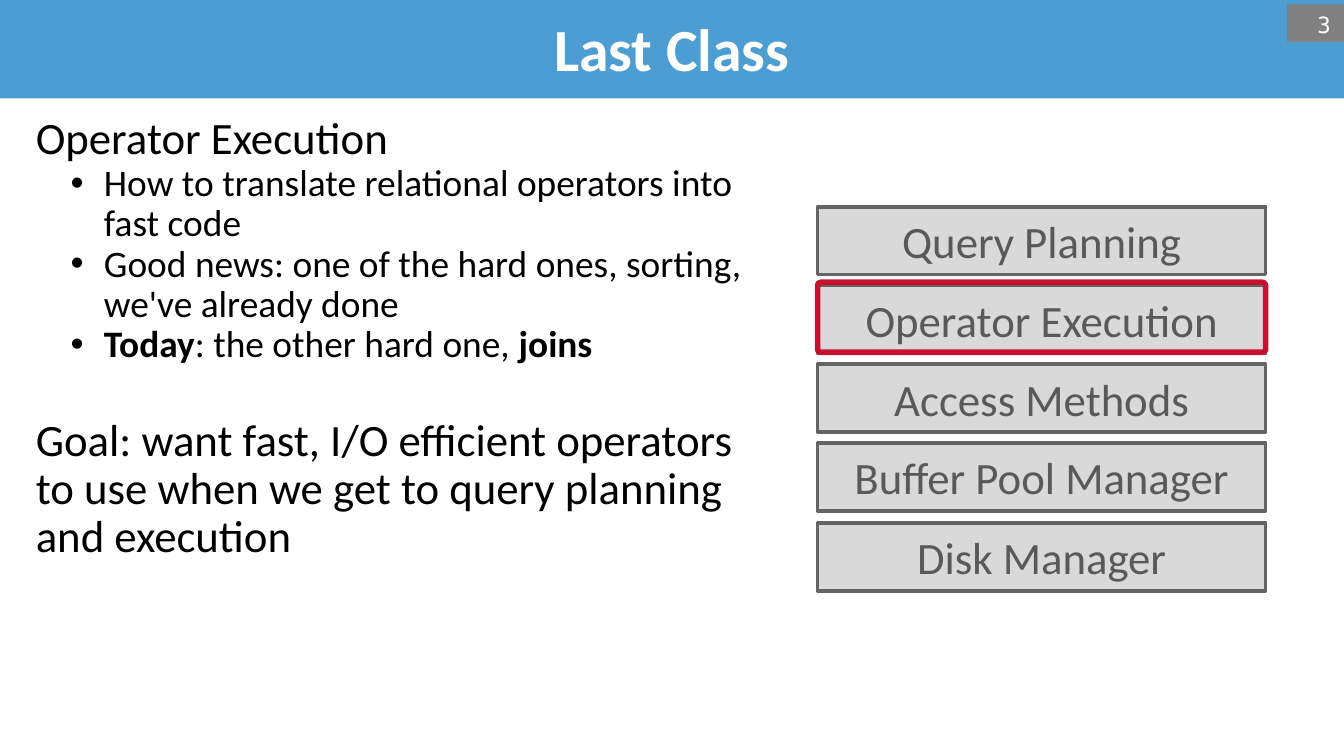
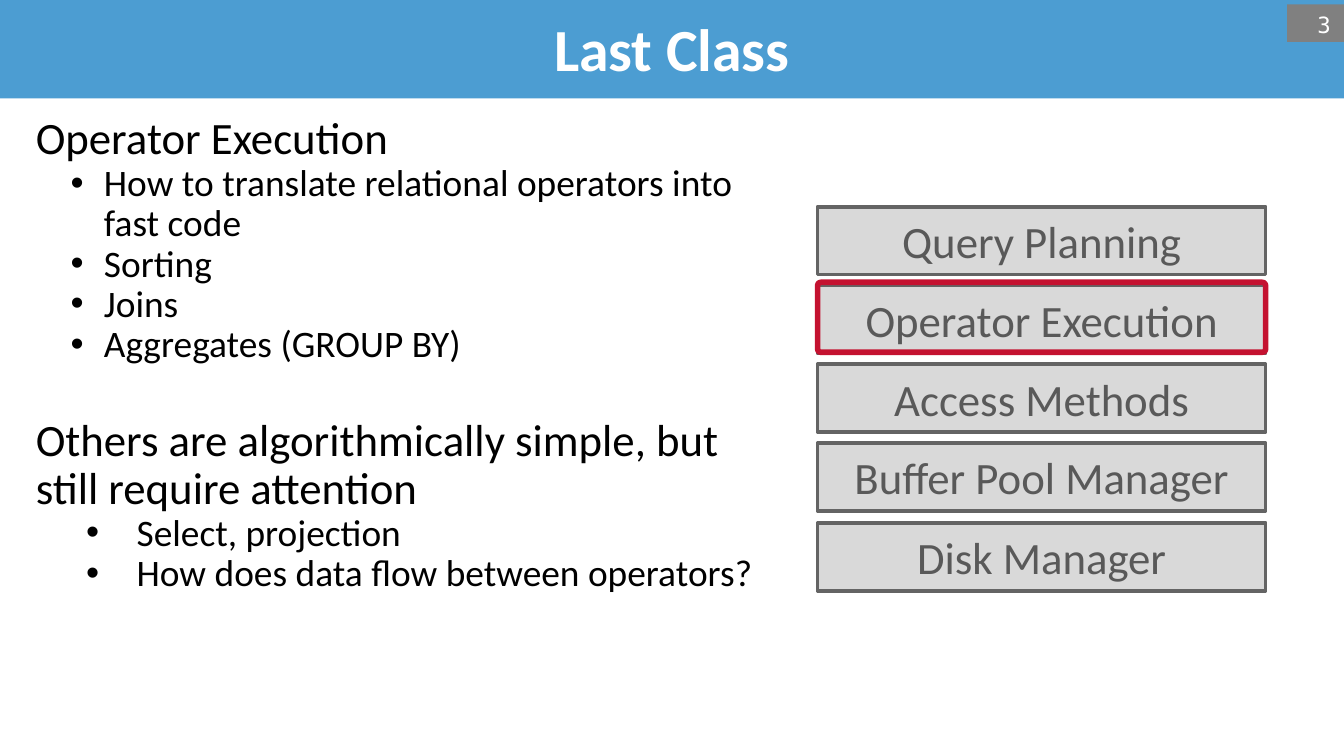
Before and after one commit to bsb20/bsb20.github.io, a slide deck: slide 3 of docs/421_f26/lectures/L13_query_execution.pptx. Drawn at 1344x756 pixels with LibreOffice and Linux fonts; fonts in the diff are those of the drawing; background and template pictures are left out. Boxes give left, top, right and bottom in pixels: in the first picture for what was removed or moved away, otherwise in the second. Text is boxed around its words. In the diff, an @@ line names an element or a change of style, - is before the commit and + after.

Commit message:
COMP 421: post L13_query_execution slides (query execution)

```diff
--- a/docs/421_f26/lectures/L13_query_execution.pptx
+++ b/docs/421_f26/lectures/L13_query_execution.pptx
@@ text at [36, 251, 752, 592]: text changed @@
-  • Good news: one of the hard ones, sorting, we've already done
-  • Today: the other hard one, joins
-Goal: want fast, I/O efficient operators to use when we get to query planning and execution
+  • Sorting
+  • Joins
+  • Aggregates (GROUP BY)
+Others are algorithmically simple, but still require attention
+  • Select, projection
+  • How does data flow between operators?
```
Also in this commit, not shown: 6 other slides changed, 1 other file.
